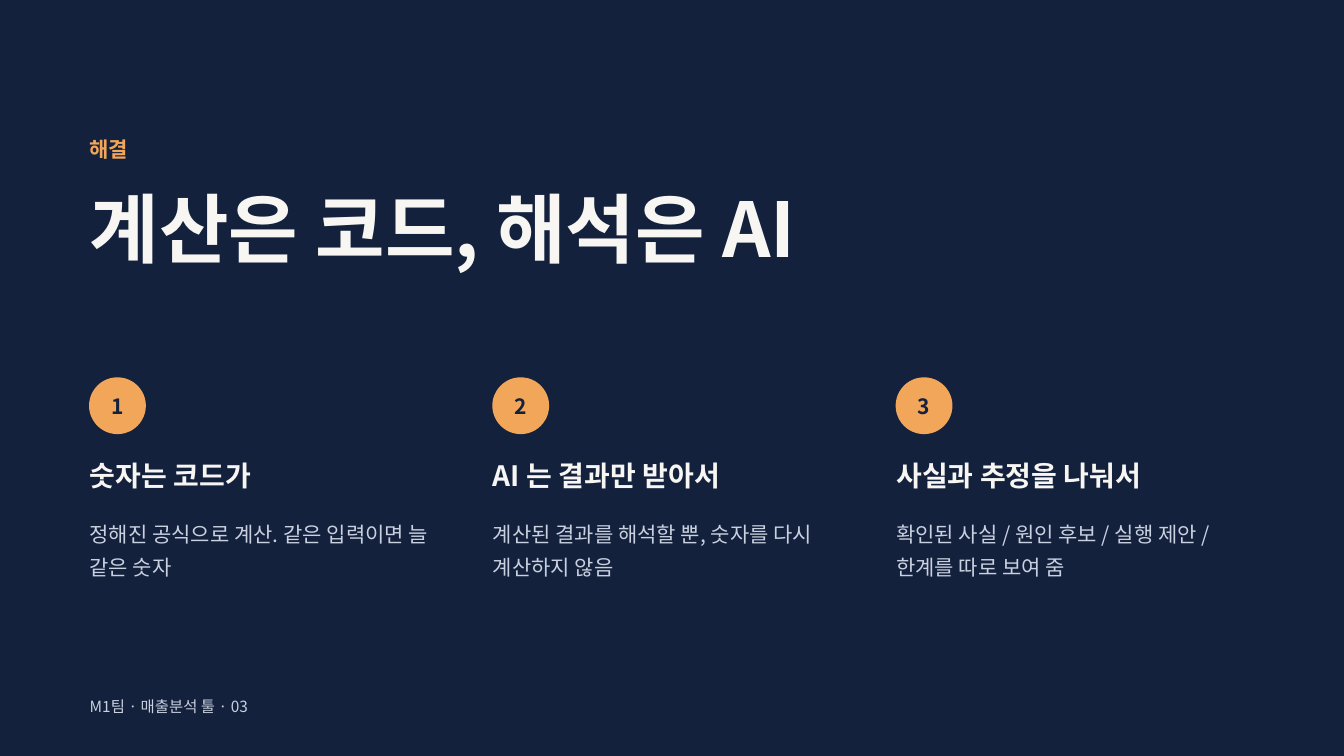
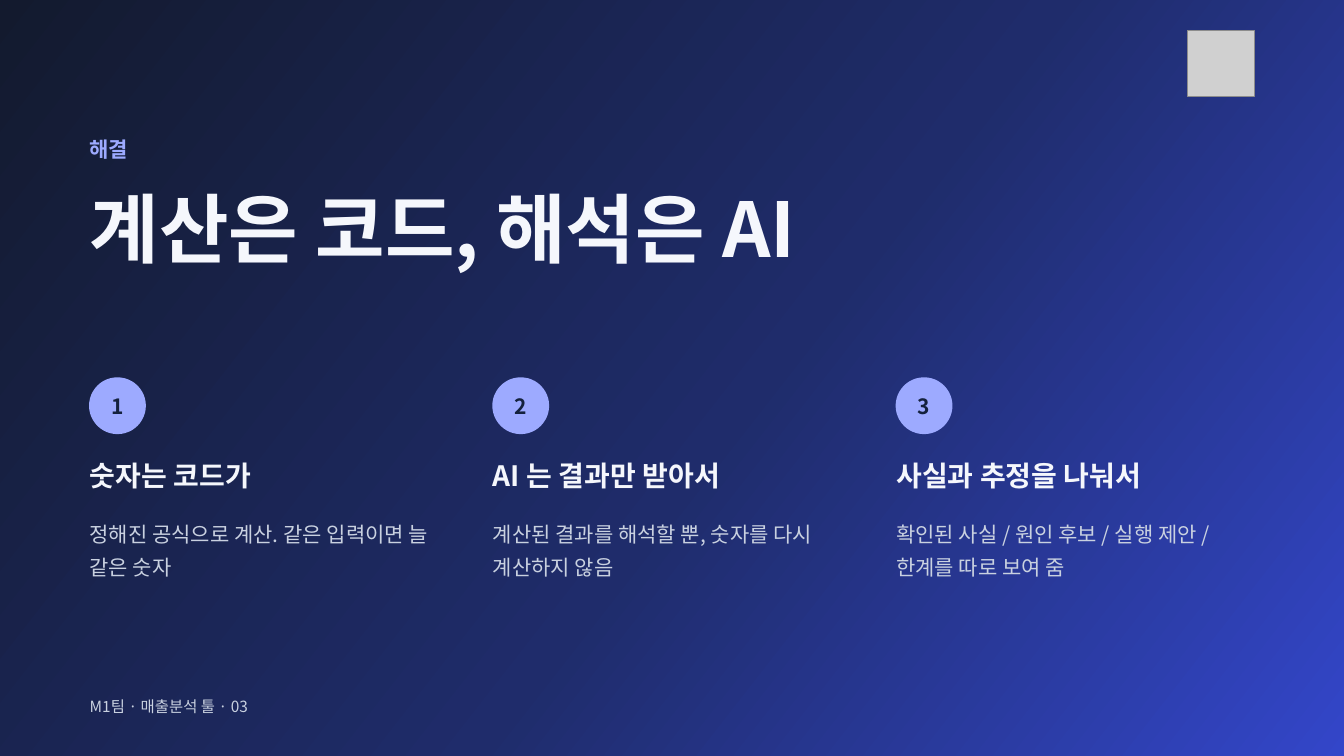
Before and after one commit to ctaleez51-art/sales-analysis, a slide deck: slide 3 of docs/presentation/M1_presentation_draft_v0.1.pptx. Drawn at 1344x756 pixels with LibreOffice and Linux fonts; fonts in the diff are those of the drawing; grey boxes stand for pictures. Boxes give left, top, right and bottom in pixels: in the first picture for what was removed or moved away, otherwise in the second. Text is boxed around its words. In the diff, an @@ line names an element or a change of style, - is before the commit and + after.

```diff
--- a/docs/presentation/M1_presentation_draft_v0.1.pptx
+++ b/docs/presentation/M1_presentation_draft_v0.1.pptx
@@ background #14213D to gradient #131A2E to #1F2C6B to #3346C9 @@
@@ picture added at bbox=[1188, 30, 1254, 97] @@
@@ text "해결" at bbox=[90, 139, 129, 159]: text colour #F2A65A to #9DAAFF @@
@@ fill #F2A65A to #9DAAFF; outline #F2A65A 1 pt to #9DAAFF 1 pt in 3 elements at bbox=[90, 378, 145, 434], bbox=[493, 378, 548, 434], bbox=[896, 378, 952, 434] @@
@@ text colour #F7F6F2 to #F5F7FC in 4 elements at bbox=[90, 193, 795, 273], bbox=[90, 462, 250, 489], bbox=[493, 462, 720, 489], bbox=[896, 462, 1141, 489] @@
```
Also in this commit, not shown: 13 other slides changed, 3 other files.
